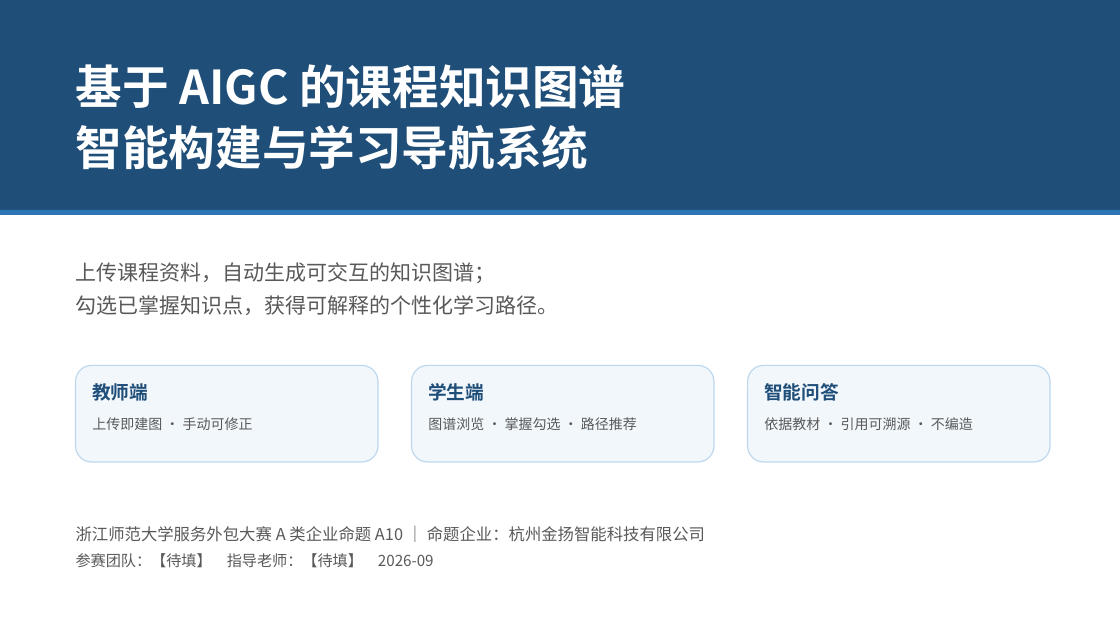
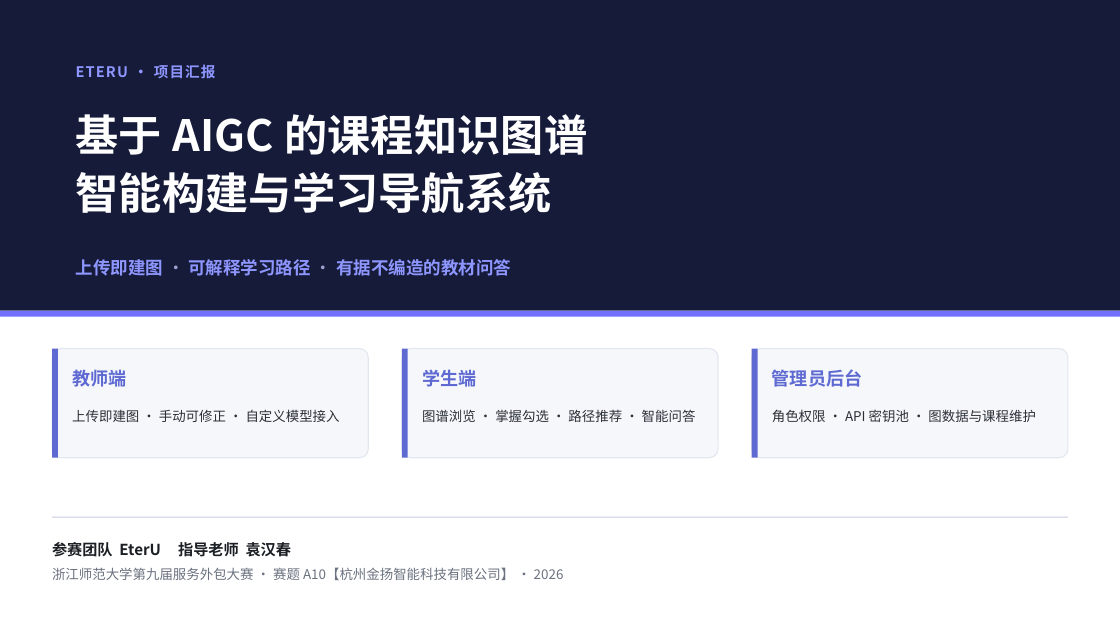
Before and after one commit to EterUltimate/A10_KnowledgeGraph, a slide deck: slide 1 of submissions/A10项目简介PPT.pptx. Drawn at 1120x630 pixels with LibreOffice and Linux fonts; fonts in the diff are those of the drawing. Boxes give left, top, right and bottom in pixels: in the first picture for what was removed or moved away, otherwise in the second. Text is boxed around its words. In the diff, an @@ line names an element or a change of style, - is before the commit and + after.

Commit message:
docs(submissions): 重构 A10 项目汇报 PPT + 纳入报告/报名表 (#64)
* docs(submissions): 重构 A10 项目汇报 PPT——合并后代码与 SRS 内容更新、Linear 现代设计体系、EterU/袁汉春署名

* docs(submissions): 纳入项目报告（浙师大毕业论文格式）与 EterU 小队报名表

```diff
--- a/submissions/A10项目简介PPT.pptx
+++ b/submissions/A10项目简介PPT.pptx
@@ rectangle: place and size @@
-rectangle at [0,0,1120,210]
+rectangle at [0,0,1120,311]
@@ rectangle at [0,0,1120,311]: fill #1F4E79 to #161B3A @@
@@ text added at [76,64,216,79], 12.5 pt, text #8E96FF, bold @@
+ETERU · 项目汇报
@@ text "基于 AIGC 的课程知识图谱": place and size @@
-text "基于 AIGC 的课程知识图谱" at [76,64,625,170]
+text "基于 AIGC 的课程知识图谱" at [76,114,587,213]
@@ text "基于 AIGC 的课程知识图谱" at [76,114,587,213]: size 40 to 37 pt, letter spacing 0 to 0.2 pt; line spacing 1.1 to 1.12 @@
@@ text at [76,259,511,276]: text changed; size 18 to 15 pt; text colour #595959 to #8E96FF; bold on @@
-上传课程资料，自动生成可交互的知识图谱；
-勾选已掌握知识点，获得可解释的个性化学习路径。
+上传即建图 · 可解释学习路径 · 有据不编造的教材问答
@@ rectangle: place and size @@
-rectangle at [0,210,1120,215]
+rectangle at [0,311,1120,317]
@@ rectangle at [0,311,1120,317]: fill #2E75B6 to #7170FF @@
@@ fill #F2F7FC to #F5F7FB; outline #BDD7EE 1 pt to #E3E8F0 1 pt; proportions changed in 3 elements at [402,349,718,458], [752,349,1068,458], [52,349,368,458] @@
@@ rounded rectangle: place and size @@
-rounded rectangle at [76,365,378,462]
+rounded rectangle at [52,349,368,458]
@@ rectangle added at [52,349,58,458], fill #5E6AD2 @@
@@ rounded rectangle: place and size @@
-rounded rectangle at [412,365,714,462]
+rounded rectangle at [402,349,718,458]
@@ rectangle added at [402,349,408,458], fill #5E6AD2 @@
@@ rounded rectangle: place and size @@
-rounded rectangle at [748,365,1050,462]
+rounded rectangle at [752,349,1068,458]
@@ rectangle added at [752,349,758,458], fill #5E6AD2 @@
@@ text "教师端" at [72,370,126,387]: size 16 to 15.5 pt, text colour #1F4E79 to #5E6AD2; line spacing 1.12 to 1.15 @@
@@ text "教师端": place and size @@
-text "教师端" at [92,383,148,401]
+text "教师端" at [72,370,126,387]
@@ text "学生端": place and size @@
-text "学生端" at [428,383,484,401]
+text "学生端" at [422,369,476,387]
@@ text "学生端" at [422,369,476,387]: size 16 to 15.5 pt, text colour #1F4E79 to #5E6AD2; line spacing 1.12 to 1.15 @@
@@ text removed at [764,383,838,401] @@
-智能问答
@@ text added at [772,369,862,387], 15.5 pt, text #5E6AD2, bold @@
+管理员后台
@@ text at [72,409,340,422]: text changed; size 12 to 11.5 pt; text colour #595959 to #2C3138 @@
-上传即建图 · 手动可修正
+上传即建图 · 手动可修正 · 自定义模型接入
@@ text at [422,409,696,422]: text changed; size 12 to 11.5 pt; text colour #595959 to #2C3138 @@
-图谱浏览 · 掌握勾选 · 路径推荐
+图谱浏览 · 掌握勾选 · 路径推荐 · 智能问答
@@ text removed at [764,417,973,430] @@
-依据教材 · 引用可溯源 · 不编造
@@ text added at [772,409,1035,422], 11.5 pt, text #2C3138 @@
+角色权限 · API 密钥池 · 图数据与课程维护
@@ rectangle added at [52,517,1068,518], fill #C9CDE0 @@
@@ text at [52,542,564,580]: text changed; size 14 to 11.5 pt; text colour #595959 to #6B7280 @@
-浙江师范大学服务外包大赛 A 类企业命题 A10 ｜ 命题企业：杭州金扬智能科技有限公司
-参赛团队：【待填】 指导老师：【待填】 2026-09
+参赛团队 EterU 指导老师 袁汉春
+浙江师范大学第九届服务外包大赛 · 赛题 A10【杭州金扬智能科技有限公司】 · 2026
```
Also in this commit, not shown: 9 other slides changed, 4 slides added, 2 slides removed, 17 other files.
